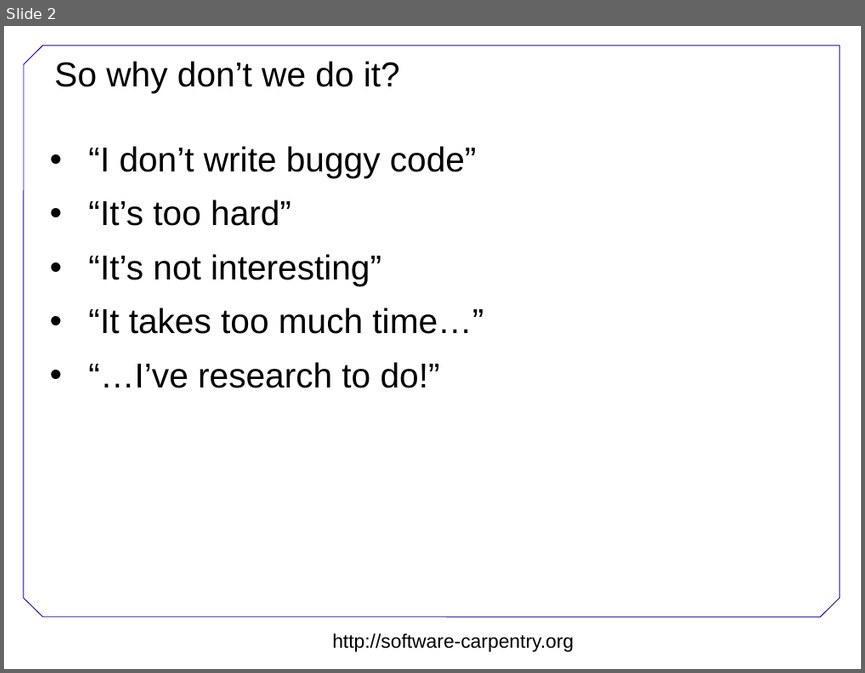
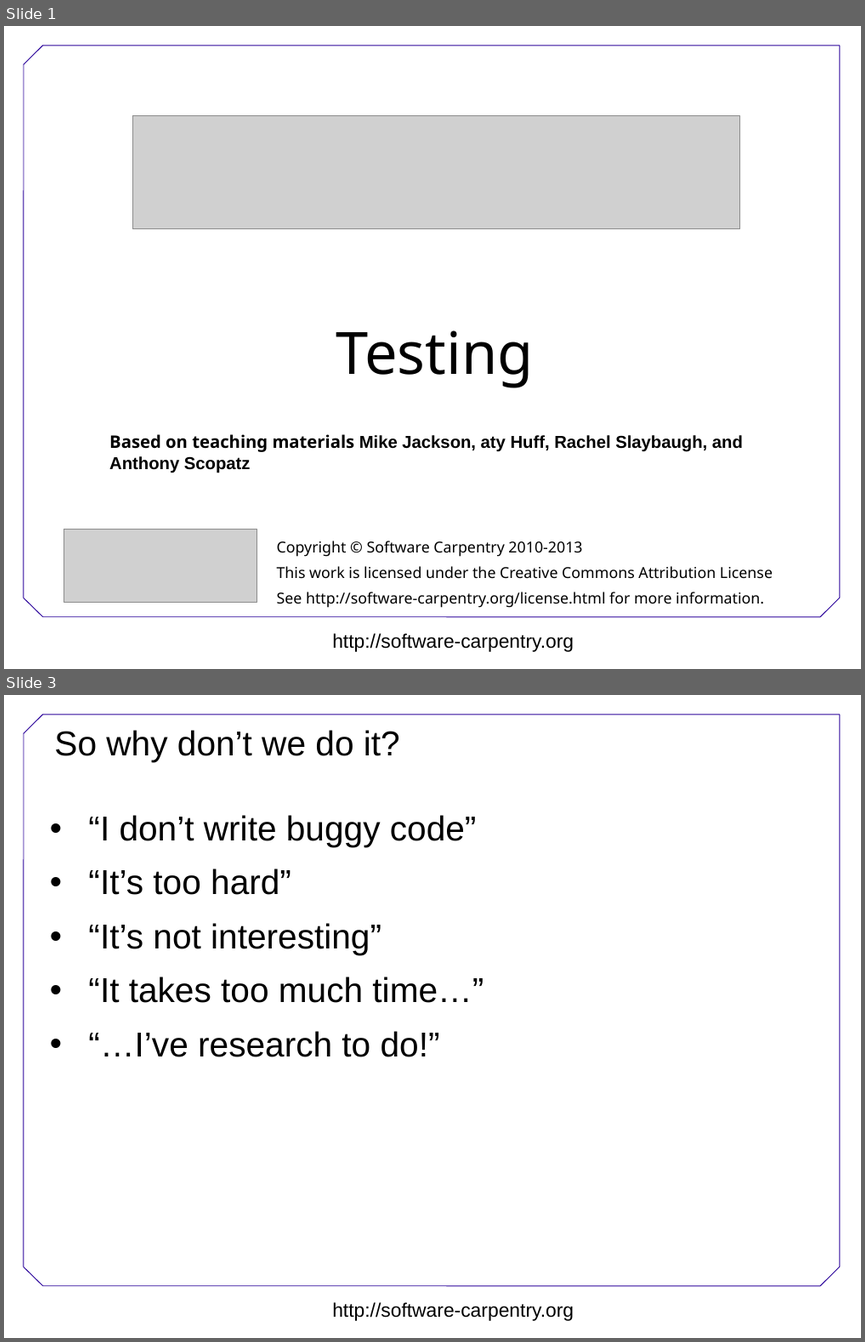
Before and after one commit to swcarpentry/DEPRECATED-boot-camps, a slide deck: python/testing-oxford/Testing.ppt. Shown one above the other, each under a label of ours: slide 2 before the commit, slides 1 and 3 after it; the slides between them are not shown. The pictures are 865x673 and 865x1342 pixels, drawn with LibreOffice and Linux fonts; fonts in the diff are those of the drawing; grey boxes stand for pictures; background and template pictures are left out. Boxes give left, top, right and bottom in pixels: in the first picture for what was removed or moved away, otherwise in the second. Text is boxed around its words. In the diff, an @@ line names an element or a change of style, - is before the commit and + after.

```diff
--- a/python/testing-oxford/Testing.ppt
+++ b/python/testing-oxford/Testing.ppt
@@ slide 1 added at [4, 26, 861, 669], background #FFFFFF; not listed: 8 template elements that a slide beside it also shows @@
@@ picture added at [132, 115, 739, 229] @@
@@ text added at [336, 330, 534, 388], 54 pt, text #000000 @@
+Testing
@@ text added at [109, 434, 743, 473], 16 pt, text #000000, bold @@
+Based on teaching materials Mike Jackson, aty Huff, Rachel Slaybaugh, and Anthony Scopatz
@@ picture added at [64, 529, 256, 602] @@
@@ text added at [277, 540, 772, 607], 14 pt, text #000000 @@
+Copyright © Software Carpentry 2010-2013
+This work is licensed under the Creative Commons Attribution License
+See http://software-carpentry.org/license.html for more information.
@@ what was slide 2 is now slide 3 @@
```
Also in this commit, not shown: 2 slides changed.
